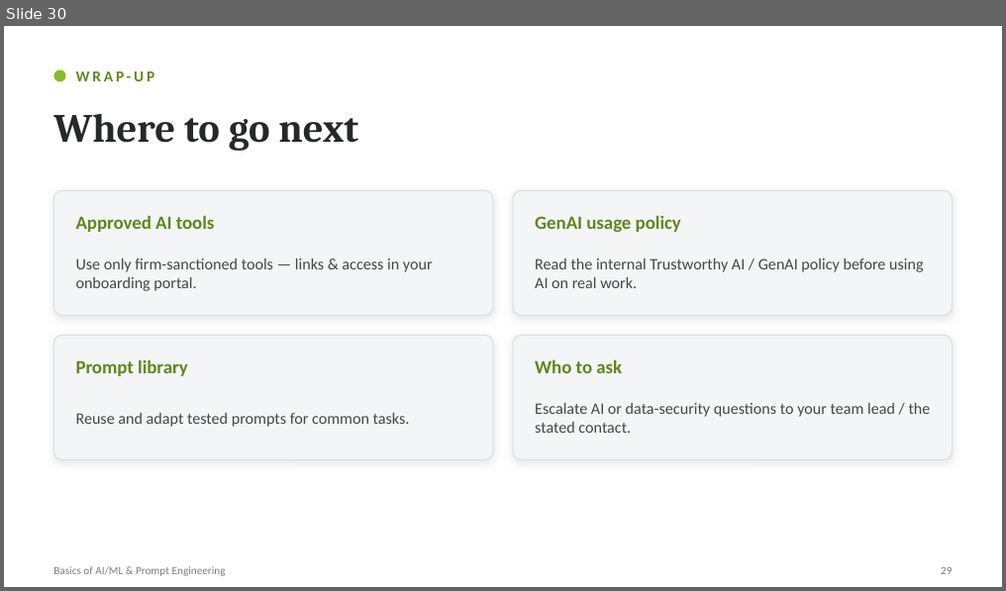
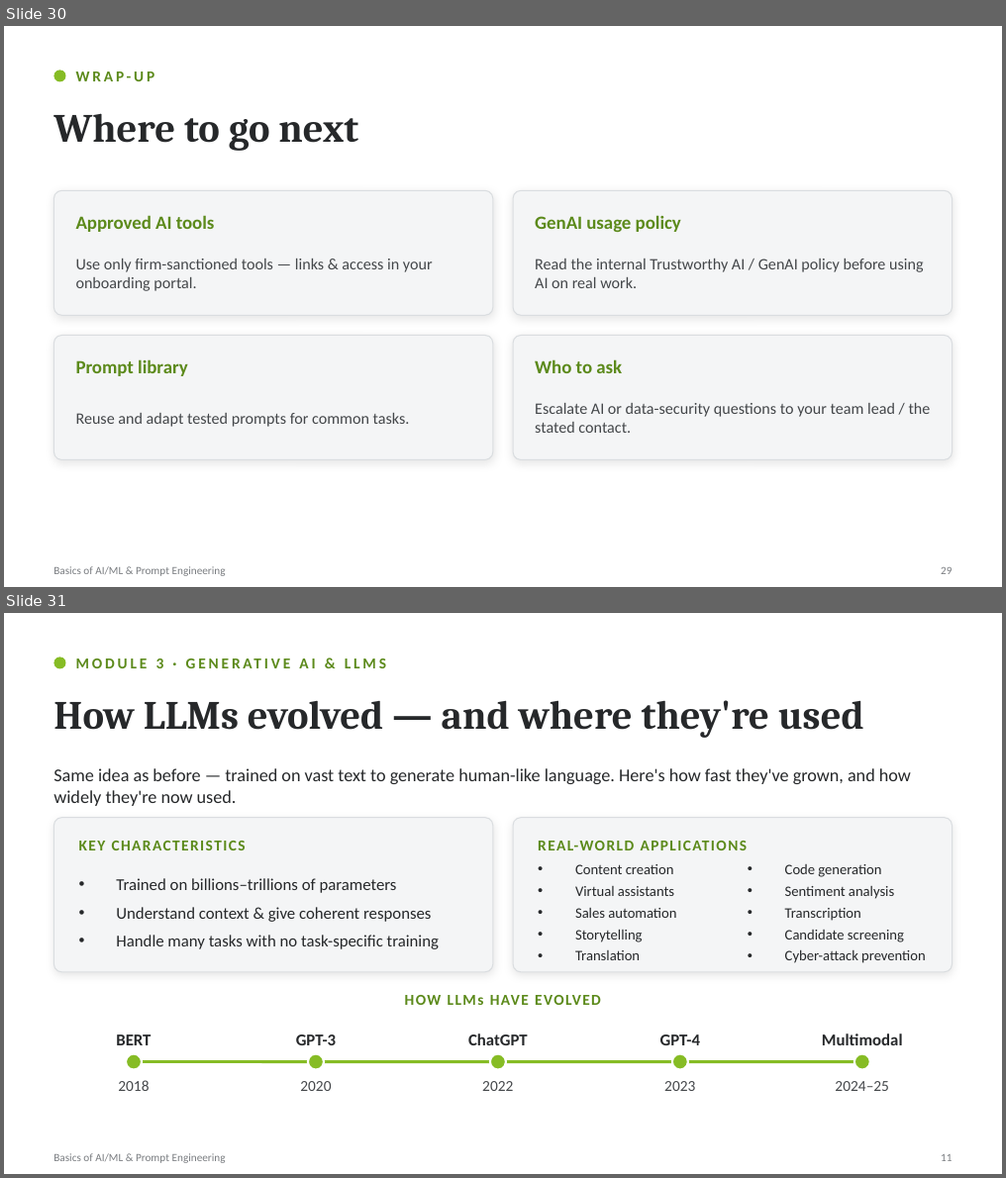
Before and after one commit to prashantmane92/tensorflow-1-public, a slide deck: AI_ML_Prompt_Engineering_updated.pptx. Shown one above the other, each under a label of ours: slide 30 before the commit, slides 30 and 31 after it. The pictures are 1006x591 and 1006x1178 pixels, drawn with LibreOffice and Linux fonts; fonts in the diff are those of the drawing. Boxes give left, top, right and bottom in pixels: in the first picture for what was removed or moved away, otherwise in the second. Text is boxed around its words. In the diff, an @@ line names an element or a change of style, - is before the commit and + after.

```diff
--- a/AI_ML_Prompt_Engineering_updated.pptx
+++ b/AI_ML_Prompt_Engineering_updated.pptx
@@ slide 31 added at (4, 613, 1002, 1174), background #FFFFFF @@
@@ ellipse added at (54, 657, 65, 668), fill #86BC25 @@
@@ text added at (156, 659, 164, 668), 11 pt, text #5C8A1B, bold @@
+MODULE 3 · GENERATIVE AI & LLMS
@@ text added at (54, 700, 864, 738), 29 pt, text #26282A, bold @@
+How LLMs evolved — and where they're used
@@ text added at (54, 768, 911, 806), 13 pt, text #26282A @@
+Same idea as before — trained on vast text to generate human-like language. Here's how fast they've grown, and how widely they're now used.
@@ rounded rectangle added at (54, 818, 493, 972), fill #F4F5F6, outline #DADDE0 0.75 pt @@
@@ rounded rectangle added at (513, 818, 952, 972), fill #F4F5F6, outline #DADDE0 0.75 pt @@
@@ text added at (79, 841, 246, 851), 11 pt, text #5C8A1B, bold @@
+KEY CHARACTERISTICS
@@ text added at (538, 841, 747, 851), 11 pt, text #5C8A1B, bold @@
+REAL-WORLD APPLICATIONS
@@ text added at (116, 878, 439, 950), 12 pt, text #26282A @@
+• Trained on billions–trillions of parameters
+• Understand context & give coherent responses
+• Handle many tasks with no task-specific training
@@ text added at (575, 864, 676, 960), 10.5 pt, text #26282A @@
+• Content creation
+• Virtual assistants
+• Sales automation
+• Storytelling
+• Translation
@@ text added at (785, 864, 926, 963), 10.5 pt, text #26282A @@
+• Code generation
+• Sentiment analysis
+• Transcription
+• Candidate screening
+• Cyber-attack prevention
@@ text added at (405, 995, 601, 1005), 11 pt, text #5C8A1B, bold @@
+HOW LLMs HAVE EVOLVED
@@ text added at (116, 1035, 151, 1046), 12 pt, text #26282A, bold @@
+BERT
@@ ellipse added at (126, 1055, 142, 1070), fill #86BC25, outline #FFFFFF 1.5 pt @@
@@ text added at (296, 1035, 336, 1046), 12 pt, text #26282A, bold @@
+GPT-3
@@ ellipse added at (307, 1055, 324, 1070), fill #86BC25, outline #FFFFFF 1.5 pt @@
@@ text added at (468, 1034, 528, 1046), 12 pt, text #26282A, bold @@
+ChatGPT
@@ ellipse added at (490, 1055, 506, 1070), fill #86BC25, outline #FFFFFF 1.5 pt @@
@@ text added at (660, 1035, 700, 1046), 12 pt, text #26282A, bold @@
+GPT-4
@@ ellipse added at (672, 1055, 688, 1070), fill #86BC25, outline #FFFFFF 1.5 pt @@
@@ text added at (822, 1034, 903, 1046), 12 pt, text #26282A, bold @@
+Multimodal
@@ ellipse added at (854, 1055, 870, 1070), fill #86BC25, outline #FFFFFF 1.5 pt @@
@@ text added at (118, 1080, 149, 1091), 11 pt, text #44474A @@
+2018
@@ line added from (134, 1062) to (862, 1062), #86BC25 2 pt @@
@@ text added at (300, 1081, 331, 1091), 11 pt, text #44474A @@
+2020
@@ text added at (482, 1081, 513, 1091), 11 pt, text #44474A @@
+2022
@@ text added at (664, 1081, 695, 1091), 11 pt, text #44474A @@
+2023
@@ text added at (835, 1081, 889, 1091), 11 pt, text #44474A @@
+2024–25
@@ text added at (54, 1154, 226, 1163), 8 pt, text #7A7D81 @@
+Basics of AI/ML & Prompt Engineering
@@ text added at (941, 1155, 951, 1161), 8 pt, text #7A7D81 @@
+11
```
Also in this commit, not shown: 4 other slides added.
